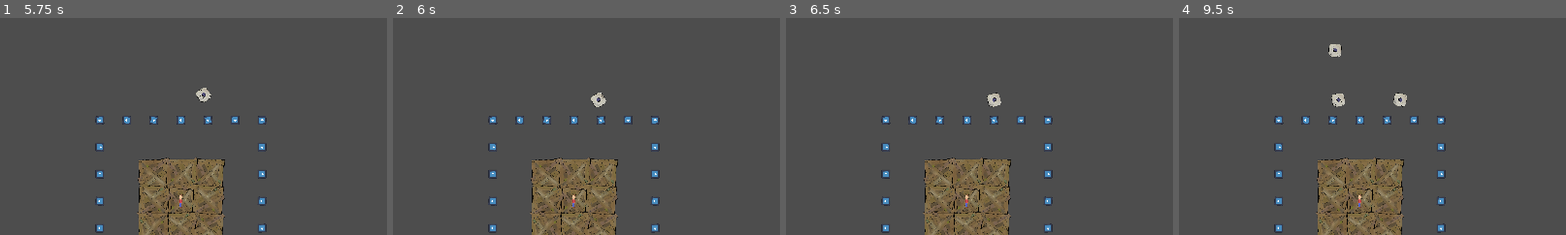
Above: before the commit, frames 1-4 (left to right).
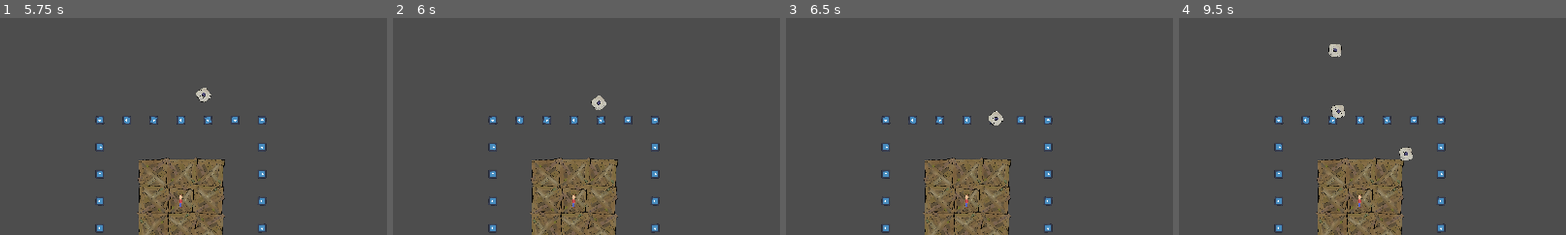
Above: after the commit, the same moments.

Repository: ARCsweden/GameJam2024FallA
Game: Godot game, scene res://Scenes/game.tscn
Same seed, same stepped clock (60 frames per second), same inputs: the game is played once before the commit and once after it. The engine's default icon, where the game draws it, is replaced by a stand-in: a white triangle on a blue panel in a dark square.
Inputs (mouse positions are % of the whole screen's width and height, from its top left):
- Up to frame 1 (5.75 s): tap Enter (DebugRebuild) at 0.5, 2, 3.5 s; move the mouse to (72, 45) at 0.52 s; click (72, 45) at 0.67 s; tap Space at 1.25, 2.75 s; move the mouse to (30, 55) at 1.27 s; click (30, 55) at 1.42 s; move the mouse to (60, 28) at 2.02 s; click (60, 28) at 2.17 s; move the mouse to (45, 70) at 2.77 s; click (45, 70) at 2.92 s; move the mouse to (80, 65) at 3.52 s; click (80, 65) at 3.67 s; move the mouse to (20, 35) at 4.27 s; click (20, 35) at 4.42 s; move the mouse to (55, 50) at 5.02 s; click (55, 50) at 5.17 s
- Up to frame 2 (6 s): tap Space at 5.75 s; move the mouse to (35, 25) at 5.77 s; click (35, 25) at 5.92 s
- Up to frame 3 (6.5 s): no input
- Up to frame 4 (9.5 s): move the mouse to (72, 45) at 6.52 s; click (72, 45) at 6.67 s; move the mouse to (30, 55) at 7.27 s; click (30, 55) at 7.42 s; move the mouse to (60, 28) at 8.02 s; click (60, 28) at 8.17 s; move the mouse to (45, 70) at 8.77 s; click (45, 70) at 8.92 s
The pictures show only the part of the screen within x 27-77%, y 27-76%; the shares and areas given below are measured in that part.

Frame 1 is identical in both runs. In frame 2, 0.2% of the frame differs, in the area x 51-56%, y 34-43%; in frame 3, 0.4%; in frame 4, 0.7%, in the area x 39-61%, y 34-66%.

Commit message:
Changed grunka collision mask

Diff:
--- a/dontdrowntogether/Scenes/grunka.tscn
+++ b/dontdrowntogether/Scenes/grunka.tscn
@@ -8,7 +8,7 @@
 
 [node name="Grunka" type="RigidBody2D"]
 collision_layer = 128
-collision_mask = 8
+collision_mask = 16
 script = ExtResource("1_nw6ai")
 
 [node name="Sprite2D" type="Sprite2D" parent="."]
